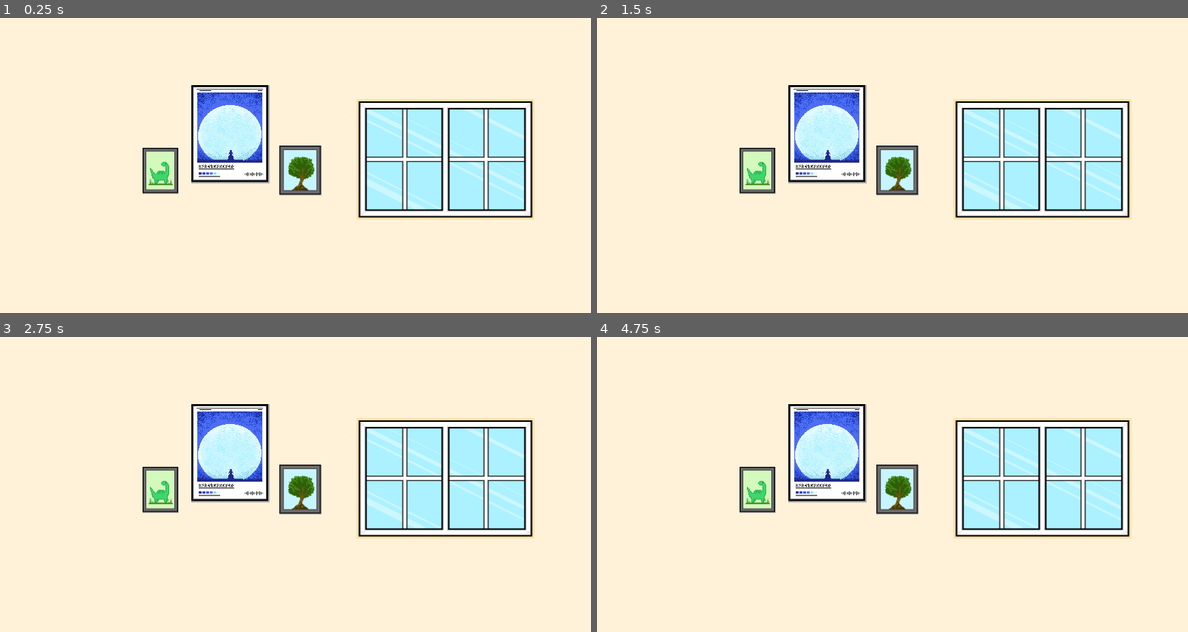
Above: before the commit, frames 1-4 (two rows, left to right).
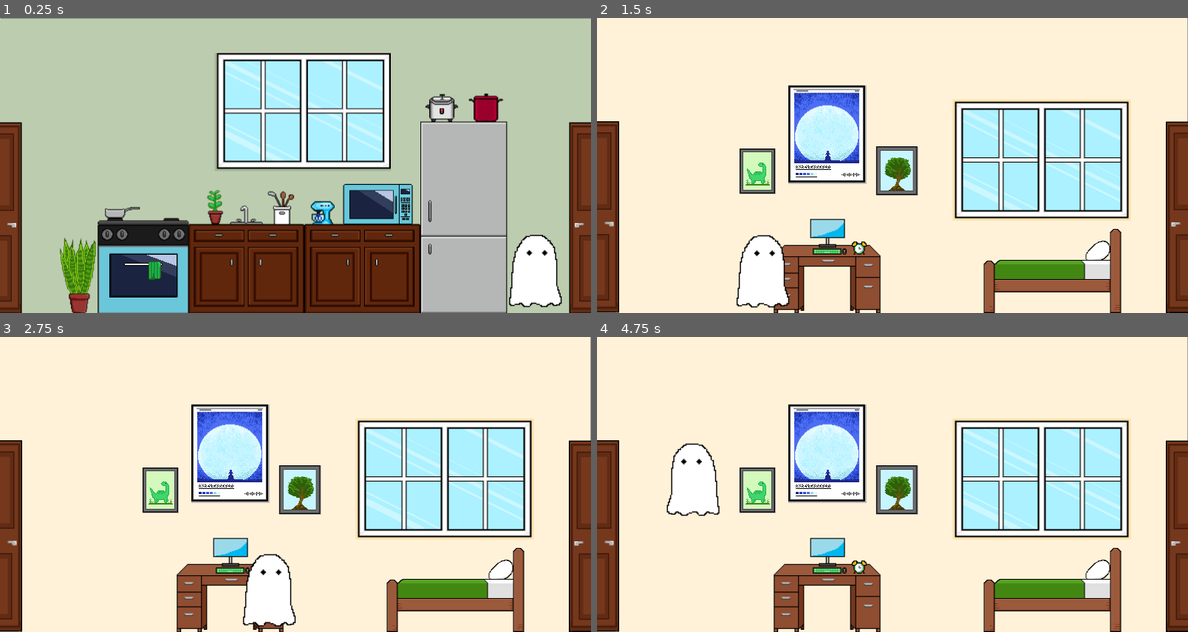
Above: after the commit, the same moments.

Repository: mlaflam/final-project
Game: Godot game, scene res://kitchen.tscn
Same seed, same stepped clock (60 frames per second), same inputs: the game is played once before the commit and once after it. The project has no main scene, so this scene is started directly.
Inputs:
- Up to frame 1 (0.25 s): no input
- Up to frame 2 (1.5 s): tap Enter (ui_accept) at 0.5, 0.6, 0.77, 1.07, 1.35 s; hold Right (ui_right) 0.53-1.28 s; hold Down (ui_down) from 1.28 s (still down)
- Up to frame 3 (2.75 s): tap Enter (ui_accept) at 1.52, 1.82, 2, 2.1 s; release Down (ui_down) at 2.03 s; hold Right (ui_right) from 2.03 s (still down)
- Up to frame 4 (4.75 s): release Right (ui_right) at 2.78 s; hold Up (ui_up) 2.78-3.53 s; tap Enter (ui_accept) at 2.85, 3.02, 3.32, 3.6, 3.77, 4.07, 4.35, 4.52 s; hold Left (ui_left) from 3.53 s (still down)

The runs differ from the first frame. In frame 1, 99% of the frame differs, in the area x 0-100%, y 0-100%; in frame 2, 18%; in frame 3, 17%; in frame 4, 18%.

Commit message:
Adding Scenes and Movement
I added a kitchen and bathroom scene. Also implemented player movement using past godot hw script. Also implemented moving back and forth between rooms. woo!

Diff:
--- /dev/null
+++ b/Area2D1.gd
@@ -0,0 +1,15 @@
+extends Area2D
+
+var entered = false
+
+func _on_body_entered(body: CharacterBody2D):
+	entered = true
+
+
+func _on_body_exited(body):
+	entered = false
+
+func _process(delta):
+	if entered == true:
+		if Input.is_action_just_pressed("ui_accept"):
+			get_tree().change_scene_to_file("res://kitchen.tscn")
--- /dev/null
+++ b/Area2D2.gd
@@ -0,0 +1,16 @@
+extends Area2D
+
+var entered = false
+
+func _on_body_entered(body: CharacterBody2D):
+	entered = true
+
+
+func _on_body_exited(body):
+	entered = false
+
+
+func _process(delta):
+	if entered == true:
+		if Input.is_action_just_pressed("ui_accept"):
+			get_tree().change_scene_to_file("res://bedroom.tscn")
--- /dev/null
+++ b/Area2D_bed-bath.gd
@@ -0,0 +1,15 @@
+extends Area2D
+
+var entered = false
+
+func _on_body_entered(body: CharacterBody2D):
+	entered = true
+
+
+func _on_body_exited(body):
+	entered = false
+
+func _process(delta):
+	if entered == true:
+		if Input.is_action_just_pressed("ui_accept"):
+			get_tree().change_scene_to_file("res://bathroom.tscn")
--- /dev/null
+++ b/Character.tscn
@@ -0,0 +1,18 @@
+[gd_scene load_steps=4 format=3 uid="uid://dcodpi4nx3sk"]
+
+[ext_resource type="Texture2D" uid="uid://baeovav5xjslo" path="res://ghosties/ghost-1.png" id="1_76a3n"]
+[ext_resource type="Script" path="res://CharacterMovement.gd" id="1_uajdq"]
+
+[sub_resource type="RectangleShape2D" id="RectangleShape2D_0ci21"]
+size = Vector2(155, 208)
+
+[node name="CharacterBody2D" type="CharacterBody2D"]
+script = ExtResource("1_uajdq")
+
+[node name="CollisionShape2D" type="CollisionShape2D" parent="."]
+position = Vector2(6, -2)
+shape = SubResource("RectangleShape2D_0ci21")
+
+[node name="Sprite2D" type="Sprite2D" parent="."]
+scale = Vector2(1.48333, 1.48333)
+texture = ExtResource("1_76a3n")
--- /dev/null
+++ b/CharacterMove.gd
@@ -0,0 +1,44 @@
+extends CharacterBody2D
+@export var movement_speed : float
+var force_coefficient = 20
+var apply_gravity : bool
+var gravity = ProjectSettings.get("physics/2d/default_gravity")
+
+
+# Called when the node enters the scene tree for the first time.
+func _ready():
+	if self.motion_mode == 0: # Motion Mode 0 is for "grounded", which is like a platformer
+		apply_gravity = true
+	else:
+		apply_gravity = false # Motion Mode 1 is for "floating", which is for top-down games
+	pass # Replace with function body.
+
+func get_input(delta):
+	var input_direction = Input.get_vector("move_left", "move_right", "move_up", "move_down")
+	if apply_gravity:
+		velocity.x = input_direction.x * movement_speed
+		velocity.y += gravity * delta
+	else:
+		velocity = input_direction * movement_speed
+
+
+
+
+# Called every frame. 'delta' is the elapsed time since the previous frame.
+func _physics_process(delta):
+	get_input(delta)
+
+	var pre_collision_velocity
+	pre_collision_velocity = velocity # velocity goes to 0,0 when we collide, which is why we record the velocity prior to the move_and_slide() func call
+	move_and_slide()
+
+	for i in get_slide_collision_count():
+		var collision : KinematicCollision2D = get_slide_collision(i)
+
+		if collision.get_collider().get_class() == "RigidBody2D":
+			var collision_normal = collision.get_normal()
+			if collision_normal.x < 0 and pre_collision_velocity.x > 0:
+				collision_normal.x = -collision_normal.x
+			if collision_normal.y < 0 and pre_collision_velocity.y > 0:
+				collision_normal.y = -collision_normal.y
+			collision.get_collider().apply_force(pre_collision_velocity * collision_normal * force_coefficient)
--- /dev/null
+++ b/CharacterMovement.gd
@@ -0,0 +1,49 @@
+extends CharacterBody2D
+@export var movement_speed : float
+var force_coefficient = 20
+var apply_gravity : bool
+var gravity = ProjectSettings.get("physics/2d/default_gravity")
+
+
+# Called when the node enters the scene tree for the first time.
+func _ready():
+	if self.motion_mode == 0: # Motion Mode 0 is for "grounded", which is like a platformer
+		apply_gravity = true
+	else:
+		apply_gravity = false # Motion Mode 1 is for "floating", which is for top-down games
+	pass # Replace with function body.
+
+func get_input(delta):
+	var input_direction = Input.get_vector("ui_left", "ui_right", "ui_up", "ui_down")
+
+	# Check if input direction is less than 0 in the x-axis (moving left)
+	if input_direction.x < 0:
+		$Sprite2D.flip_h = true
+	else:
+		$Sprite2D.flip_h = false
+
+	if apply_gravity:
+		velocity.x = input_direction.x * movement_speed
+		velocity.y += gravity * delta
+	else:
+		velocity = input_direction * movement_speed
+
+
+# Called every frame. 'delta' is the elapsed time since the previous frame.
+func _physics_process(delta):
+	get_input(delta)
+
+	var pre_collision_velocity
+	pre_collision_velocity = velocity # velocity goes to 0,0 when we collide, which is why we record the velocity prior to the move_and_slide() func call
+	move_and_slide()
+
+	for i in get_slide_collision_count():
+		var collision : KinematicCollision2D = get_slide_collision(i)
+
+		if collision.get_collider().get_class() == "RigidBody2D":
+			var collision_normal = collision.get_normal()
+			if collision_normal.x < 0 and pre_collision_velocity.x > 0:
+				collision_normal.x = -collision_normal.x
+			if collision_normal.y < 0 and pre_collision_velocity.y > 0:
+				collision_normal.y = -collision_normal.y
+			collision.get_collider().apply_force(pre_collision_velocity * collision_normal * force_coefficient)
--- /dev/null
+++ b/bathroom.tscn
@@ -0,0 +1,8 @@
+[gd_scene load_steps=2 format=3 uid="uid://cblj5q37tg5rc"]
+
+[ext_resource type="Texture2D" uid="uid://dot4wtfw338xw" path="res://kitch3.png" id="1_sslt6"]
+
+[node name="TextureRect" type="TextureRect"]
+offset_right = 1604.0
+offset_bottom = 806.0
+texture = ExtResource("1_sslt6")
--- a/bedroom.tscn
+++ b/bedroom.tscn
@@ -1,11 +1,20 @@
-[gd_scene load_steps=7 format=3 uid="uid://cymqa6rc50qlv"]
+[gd_scene load_steps=12 format=3 uid="uid://cymqa6rc50qlv"]
 
 [ext_resource type="Texture2D" uid="uid://dscbglvdu1in4" path="res://background.png" id="1_p8j4r"]
+[ext_resource type="PackedScene" uid="uid://dcodpi4nx3sk" path="res://Character.tscn" id="2_gsy3b"]
 [ext_resource type="Texture2D" uid="uid://bmyjfi5pxw2ft" path="res://door-right.png" id="2_l1j5h"]
+[ext_resource type="Script" path="res://Area2D_bed-bath.gd" id="2_okoon"]
 [ext_resource type="Texture2D" uid="uid://qb81lbufmfo" path="res://door-left.png" id="3_0eicu"]
 [ext_resource type="Texture2D" uid="uid://bbw87yr4giy72" path="res://bed-new.png" id="4_pwwnj"]
 [ext_resource type="Texture2D" uid="uid://cfouj54bvqcej" path="res://desk-full.png" id="5_pk8h8"]
-[ext_resource type="Texture2D" uid="uid://baeovav5xjslo" path="res://ghosties/ghost-1.png" id="6_vw8nr"]
+[ext_resource type="PackedScene" uid="uid://dimsl1q7vtf8u" path="res://edge.tscn" id="7_0a4th"]
+[ext_resource type="Script" path="res://Area2D1.gd" id="8_wdpgb"]
+
+[sub_resource type="RectangleShape2D" id="RectangleShape2D_cwqim"]
+size = Vector2(91.5, 527.5)
+
+[sub_resource type="RectangleShape2D" id="RectangleShape2D_7qt0n"]
+size = Vector2(64.5, 525)
 
 [node name="TextureRect" type="TextureRect"]
 offset_right = 1599.0
@@ -13,11 +22,27 @@
 texture = ExtResource("1_p8j4r")
 expand_mode = 2
 
+[node name="Area2D2" type="Area2D" parent="."]
+position = Vector2(1657, 546)
+script = ExtResource("2_okoon")
+
+[node name="CollisionShape2D" type="CollisionShape2D" parent="Area2D2"]
+position = Vector2(-77.25, -4)
+shape = SubResource("RectangleShape2D_cwqim")
+
+[node name="CharacterBody2D" parent="." instance=ExtResource("2_gsy3b")]
+z_index = 1
+position = Vector2(178, 674)
+motion_mode = 1
+movement_speed = 400.0
+
 [node name="Door-right" type="Sprite2D" parent="."]
-position = Vector2(1425, 597)
+z_index = 2
+position = Vector2(1426, 596)
 texture = ExtResource("2_l1j5h")
 
 [node name="Door-left" type="Sprite2D" parent="."]
+z_index = 2
 position = Vector2(174, 595)
 texture = ExtResource("3_0eicu")
 
@@ -26,11 +51,25 @@
 texture = ExtResource("4_pwwnj")
 
 [node name="Desk-full" type="Sprite2D" parent="."]
-position = Vector2(716, 641)
-scale = Vector2(1.09833, 1.09833)
+position = Vector2(704, 632)
+scale = Vector2(1.17417, 1.17417)
 texture = ExtResource("5_pk8h8")
 
-[node name="Ghost-1" type="Sprite2D" parent="."]
-position = Vector2(253, 684)
-scale = Vector2(1.06667, 1.06667)
-texture = ExtResource("6_vw8nr")
+[node name="edge" parent="." instance=ExtResource("7_0a4th")]
+
+[node name="edge2" parent="." instance=ExtResource("7_0a4th")]
+position = Vector2(-7, -822)
+
+[node name="Area2D" type="Area2D" parent="."]
+z_index = 1
+position = Vector2(-17, 535)
+script = ExtResource("8_wdpgb")
+
+[node name="CollisionShape2D" type="CollisionShape2D" parent="Area2D"]
+position = Vector2(48.75, 9)
+shape = SubResource("RectangleShape2D_7qt0n")
+
+[connection signal="body_entered" from="Area2D2" to="Area2D2" method="_on_body_entered"]
+[connection signal="body_exited" from="Area2D2" to="Area2D2" method="_on_body_exited"]
+[connection signal="body_entered" from="Area2D" to="Area2D" method="_on_body_entered"]
+[connection signal="body_exited" from="Area2D" to="Area2D" method="_on_body_exited"]
--- /dev/null
+++ b/edge.tscn
@@ -0,0 +1,9 @@
+[gd_scene format=3 uid="uid://dimsl1q7vtf8u"]
+
+[node name="edge" type="StaticBody2D"]
+
+[node name="Polygon2D" type="Polygon2D" parent="."]
+
+[node name="CollisionPolygon2D" type="CollisionPolygon2D" parent="."]
+position = Vector2(-1, 798)
+polygon = PackedVector2Array(-1, -6, 1601, -6, 1601, 39, -1, 38)
--- a/kitchen.tscn
+++ b/kitchen.tscn
@@ -1,9 +1,78 @@
-[gd_scene load_steps=2 format=3 uid="uid://c8af1emo0snb7"]
+[gd_scene load_steps=13 format=3 uid="uid://c8af1emo0snb7"]
 
-[ext_resource type="Texture2D" uid="uid://dscbglvdu1in4" path="res://background.png" id="1_80v86"]
+[ext_resource type="Texture2D" uid="uid://cr5nqc52cnh6x" path="res://green-kitchen.png" id="1_qs6i0"]
+[ext_resource type="Texture2D" uid="uid://qb81lbufmfo" path="res://door-left.png" id="2_xmvsm"]
+[ext_resource type="Texture2D" uid="uid://bmyjfi5pxw2ft" path="res://door-right.png" id="3_mbgxp"]
+[ext_resource type="Texture2D" uid="uid://baeovav5xjslo" path="res://ghosties/ghost-1.png" id="4_6jfwi"]
+[ext_resource type="Texture2D" uid="uid://crefircg1agy3" path="res://microwave.png" id="5_0g0qk"]
+[ext_resource type="Texture2D" uid="uid://d0xni5rpwqd1p" path="res://glass.png" id="6_qbix4"]
+[ext_resource type="Texture2D" uid="uid://cpeyyw6rl528d" path="res://frame.png" id="7_2hxyc"]
+[ext_resource type="Texture2D" uid="uid://cb5rl6x7nnyy6" path="res://ghosties-backwards/pixil-frame-0.png" id="8_tl52h"]
+[ext_resource type="PackedScene" uid="uid://dcodpi4nx3sk" path="res://Character.tscn" id="9_x42hj"]
+[ext_resource type="PackedScene" uid="uid://dimsl1q7vtf8u" path="res://edge.tscn" id="10_mi7dx"]
+[ext_resource type="Script" path="res://Area2D2.gd" id="11_ihpod"]
+
+[sub_resource type="RectangleShape2D" id="RectangleShape2D_bc8wq"]
+size = Vector2(68, 528)
 
 [node name="TextureRect" type="TextureRect"]
-offset_right = 1601.0
+offset_top = 1.0
+offset_right = 1603.0
 offset_bottom = 801.0
-texture = ExtResource("1_80v86")
+texture = ExtResource("1_qs6i0")
 expand_mode = 2
+
+[node name="Door-left" type="Sprite2D" parent="."]
+z_index = 2
+position = Vector2(173, 597)
+texture = ExtResource("2_xmvsm")
+
+[node name="Door-right" type="Sprite2D" parent="."]
+z_index = 2
+position = Vector2(1427, 597)
+texture = ExtResource("3_mbgxp")
+
+[node name="Ghost-1" type="Sprite2D" parent="."]
+visible = false
+position = Vector2(105, 711)
+scale = Vector2(1.25833, 1.25833)
+texture = ExtResource("4_6jfwi")
+
+[node name="Microwave" type="Sprite2D" parent="."]
+position = Vector2(1024, 504)
+scale = Vector2(0.138377, 0.138377)
+texture = ExtResource("5_0g0qk")
+
+[node name="Glass" type="Sprite2D" parent="."]
+position = Vector2(800, 401)
+texture = ExtResource("6_qbix4")
+
+[node name="Frame" type="Sprite2D" parent="."]
+position = Vector2(800, 401)
+texture = ExtResource("7_2hxyc")
+
+[node name="Pixil-frame-0" type="Sprite2D" parent="."]
+visible = false
+position = Vector2(1451, 707)
+scale = Vector2(1.26833, 1.26833)
+texture = ExtResource("8_tl52h")
+
+[node name="CharacterBody2D" parent="." instance=ExtResource("9_x42hj")]
+position = Vector2(1445, 688)
+motion_mode = 1
+movement_speed = 400.0
+
+[node name="edge" parent="." instance=ExtResource("10_mi7dx")]
+
+[node name="edge2" parent="." instance=ExtResource("10_mi7dx")]
+position = Vector2(3, -830)
+
+[node name="Area2D" type="Area2D" parent="."]
+script = ExtResource("11_ihpod")
+
+[node name="CollisionShape2D" type="CollisionShape2D" parent="Area2D"]
+position = Vector2(1572, 545)
+shape = SubResource("RectangleShape2D_bc8wq")
+
+[connection signal="body_entered" from="Area2D" to="Area2D" method="_on_body_entered"]
+[connection signal="body_exited" from="Area2D" to="Area2D" method="_on_body_exited"]
Binary file added: frame.png
Not shown, added: frame.png.import
Binary file added: ghosties-backwards/pixil-frame-0.png
Not shown, added: ghosties-backwards/pixil-frame-0.png.import
Binary file added: ghosties-backwards/pixil-frame-1.png
Not shown, added: ghosties-backwards/pixil-frame-1.png.import
Binary file added: ghosties-backwards/pixil-frame-2.png
Not shown, added: ghosties-backwards/pixil-frame-2.png.import
Binary file added: ghosties-backwards/pixil-frame-3.png
Not shown, added: ghosties-backwards/pixil-frame-3.png.import
Binary file added: ghosties-backwards/pixil-frame-4.png
Not shown, added: ghosties-backwards/pixil-frame-4.png.import
(and 15 more such lines)
